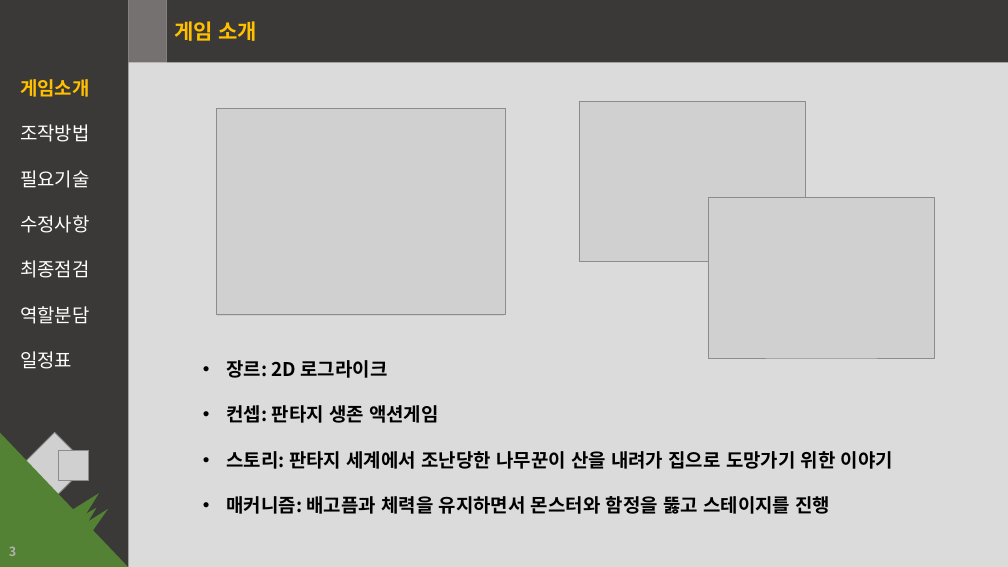
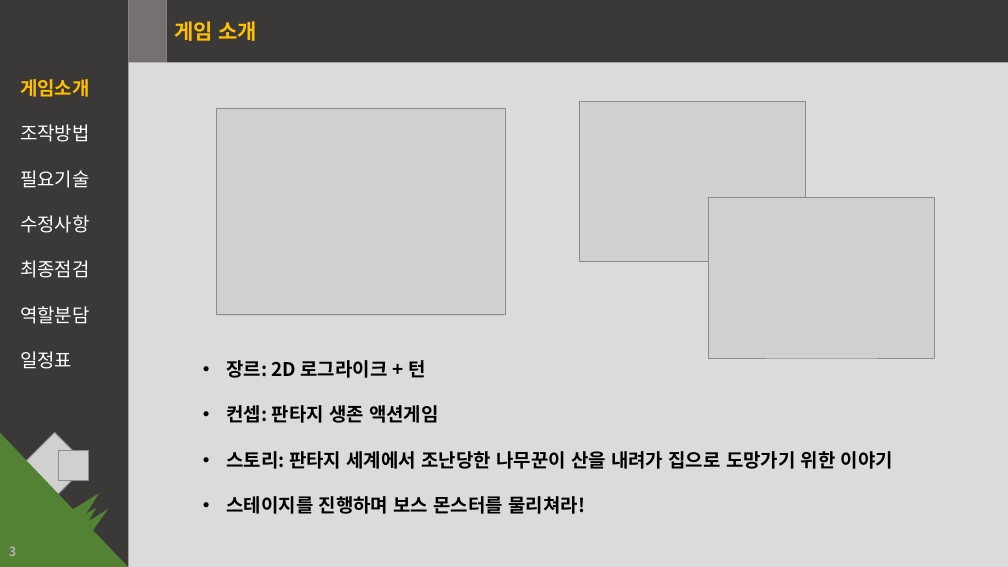
Before and after one commit to zx07252000/Game_Engine_Unity, a slide deck: slide 3 of 게임엔진1_팀프로젝트_계획발표_7조_3차.pptx. Drawn at 1008x567 pixels with LibreOffice and Linux fonts; fonts in the diff are those of the drawing; grey boxes stand for pictures. Boxes give left, top, right and bottom in pixels: in the first picture for what was removed or moved away, otherwise in the second. Text is boxed around its words. In the diff, an @@ line names an element or a change of style, - is before the commit and + after.

```diff
--- a/게임엔진1_팀프로젝트_계획발표_7조_3차.pptx
+++ b/게임엔진1_팀프로젝트_계획발표_7조_3차.pptx
@@ text at (226,360,425,378): text changed; text colour #000000 to #C8C8C8 @@
-• 장르: 2D 로그라이크
+• 장르: 2D 로그라이크 + 턴
@@ text at (226,496,585,514): text changed; text colour #000000 to #C8C8C8 @@
-• 매커니즘: 배고픔과 체력을 유지하면서 몬스터와 함정을 뚫고 스테이지를 진행
+• 스테이지를 진행하며 보스 몬스터를 물리쳐라!
```
Also in this commit, not shown: 8 other slides changed.
